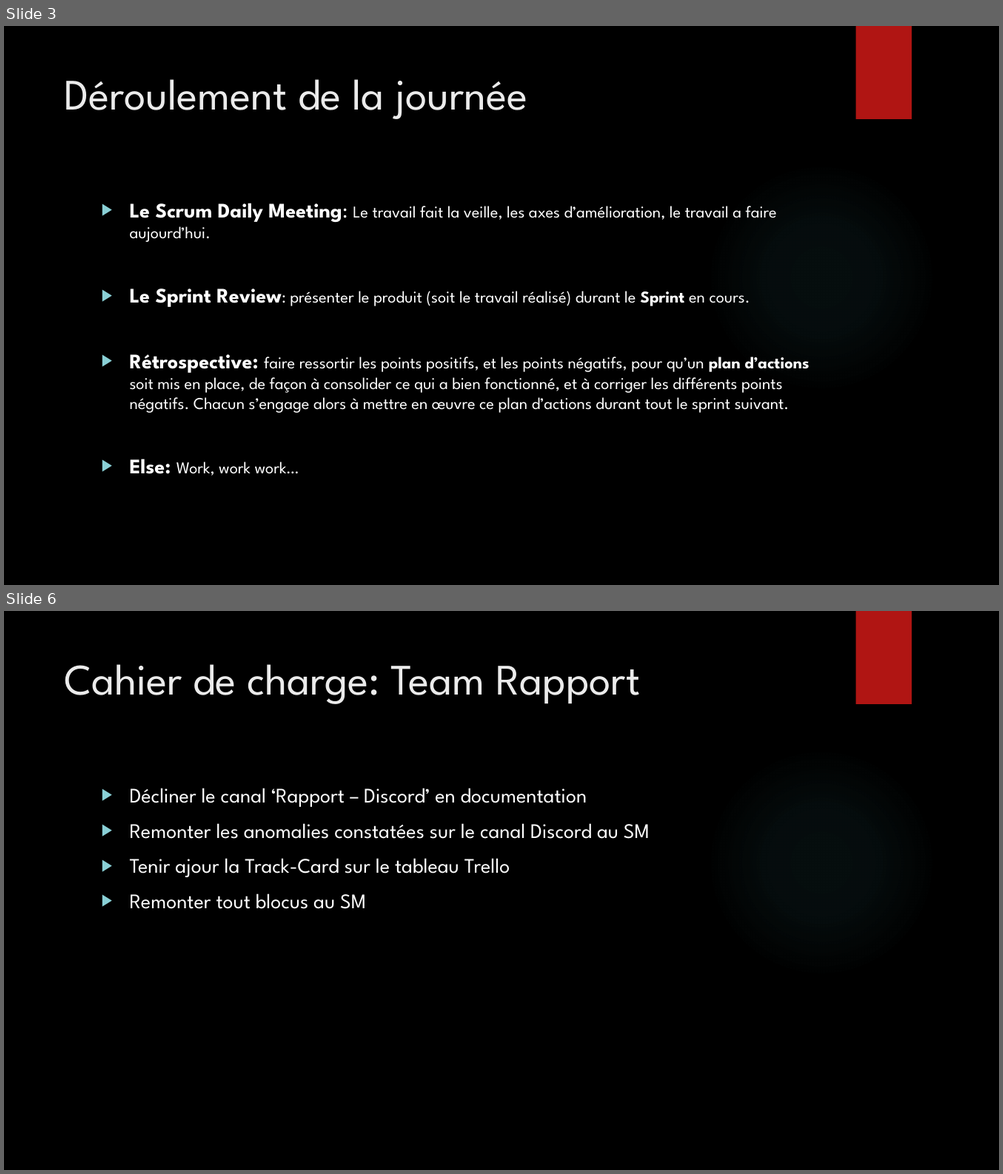
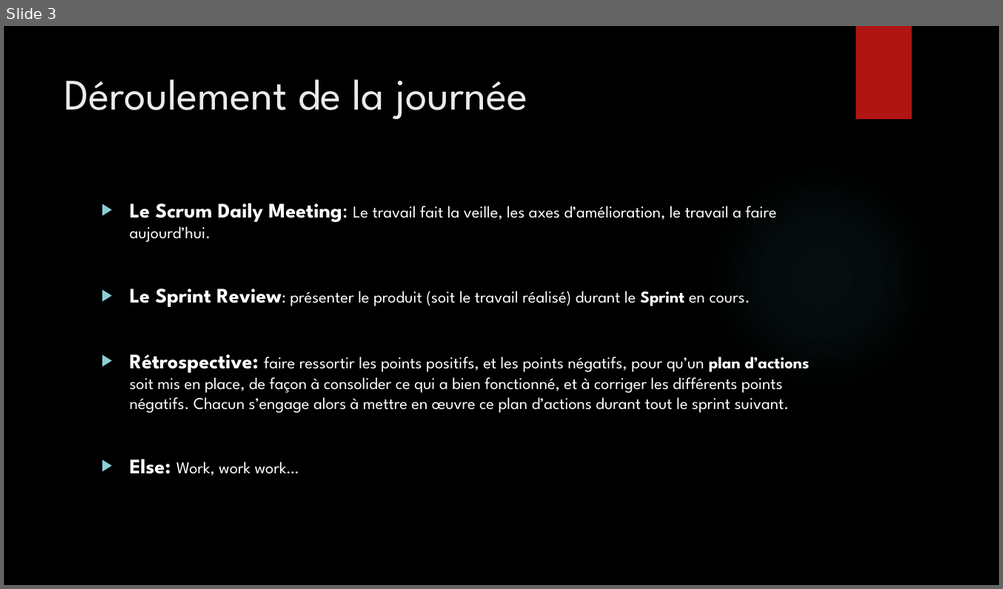
Before and after one commit to Apter-X/Ecoteam, a slide deck: Ecoteam - Présentation.pptx. Shown one above the other, each under a label of ours: slides 3 and 6 before the commit, slide 3 after it; the slides between them are not shown. The pictures are 1003x1174 and 1003x589 pixels, drawn with LibreOffice and Linux fonts; fonts in the diff are those of the drawing; background and template pictures are left out. Boxes give left, top, right and bottom in pixels: in the first picture for what was removed or moved away, otherwise in the second. Text is boxed around its words. In the diff, an @@ line names an element or a change of style, - is before the commit and + after.

```diff
--- a/Ecoteam - Présentation.pptx
+++ b/Ecoteam - Présentation.pptx
@@ slide 6 removed at bbox=[4, 611, 999, 1170], background picture (left out); not listed: 2 template elements that a slide beside it also shows @@
@@ title removed at bbox=[64, 664, 640, 704] @@
-Cahier de charge: Team Rapport
@@ text removed at bbox=[130, 788, 649, 909] @@
-▶ Décliner le canal ‘Rapport – Discord’ en documentation
-▶ Remonter les anomalies constatées sur le canal Discord au SM
-▶ Tenir ajour la Track-Card sur le tableau Trello
-▶ Remonter tout blocus au SM
```
Also in this commit, not shown: 2 other slides removed, 2 other files.
